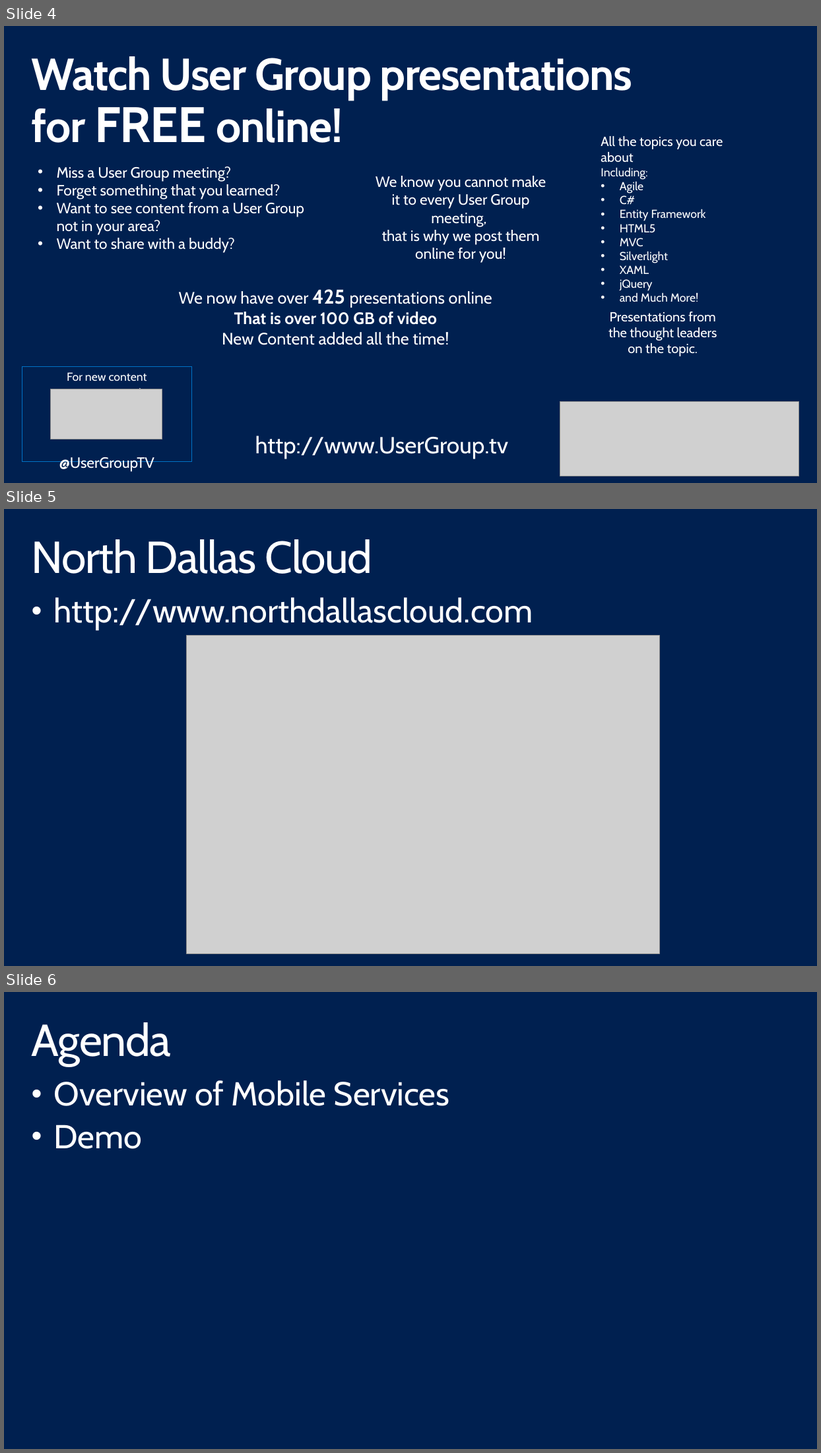
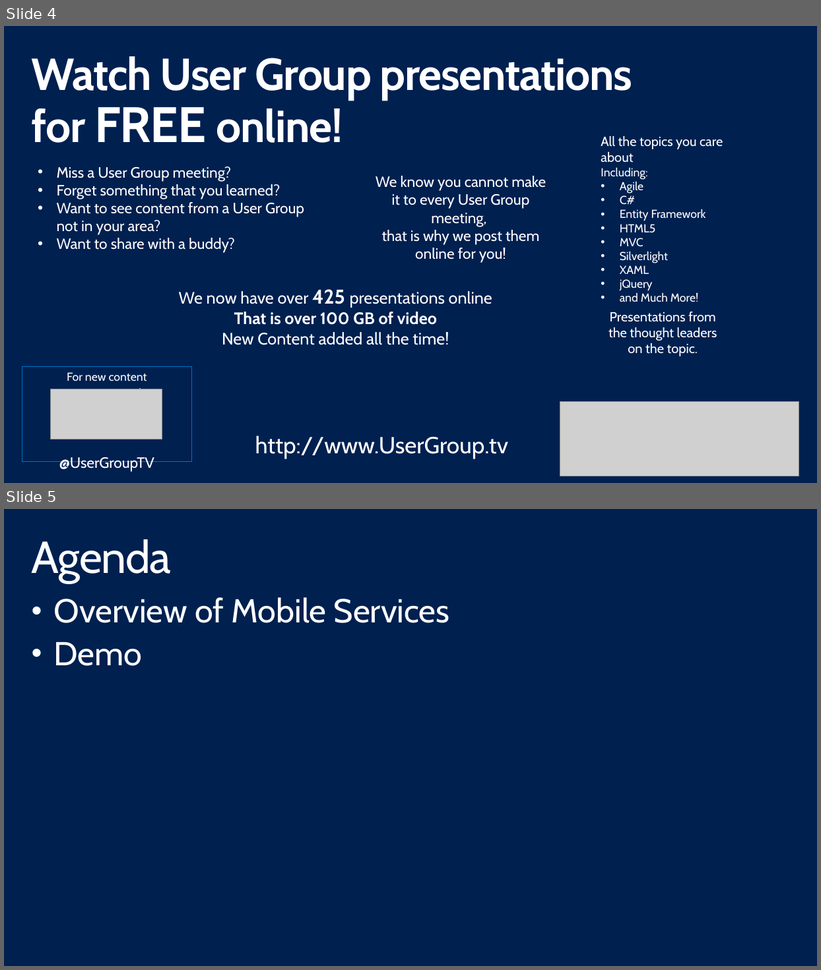
Before and after one commit to shawnweisfeld/20150531_MobileServices, a slide deck: Mobile Services.pptx. Shown one above the other, each under a label of ours: slides 4, 5 and 6 before the commit, slides 4 and 5 after it. The pictures are 821x1453 and 821x970 pixels, drawn with LibreOffice and Linux fonts; fonts in the diff are those of the drawing; grey boxes stand for pictures; background and template pictures are left out. Boxes give left, top, right and bottom in pixels: in the first picture for what was removed or moved away, otherwise in the second. Text is boxed around its words. In the diff, an @@ line names an element or a change of style, - is before the commit and + after.

```diff
--- a/Mobile Services.pptx
+++ b/Mobile Services.pptx
@@ slide 5 removed at [4,509,817,966], background #002050 @@
@@ title removed at [32,539,373,574] @@
-North Dallas Cloud
@@ text removed at [54,597,533,630] @@
-• http://www.northdallascloud.com
@@ picture removed at [186,636,660,954] @@
@@ what was slide 6 is now slide 5 @@
```
Also in this commit, not shown: 1 slide changed, 3 other slides removed.
